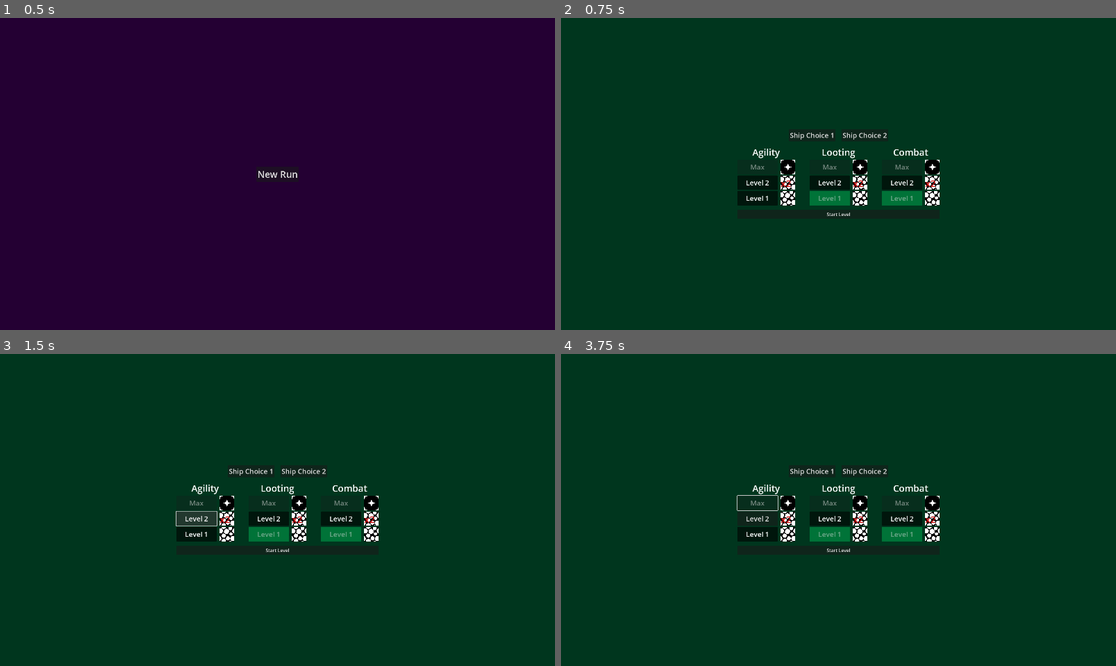
Above: before the commit, frames 1-4 (two rows, left to right).
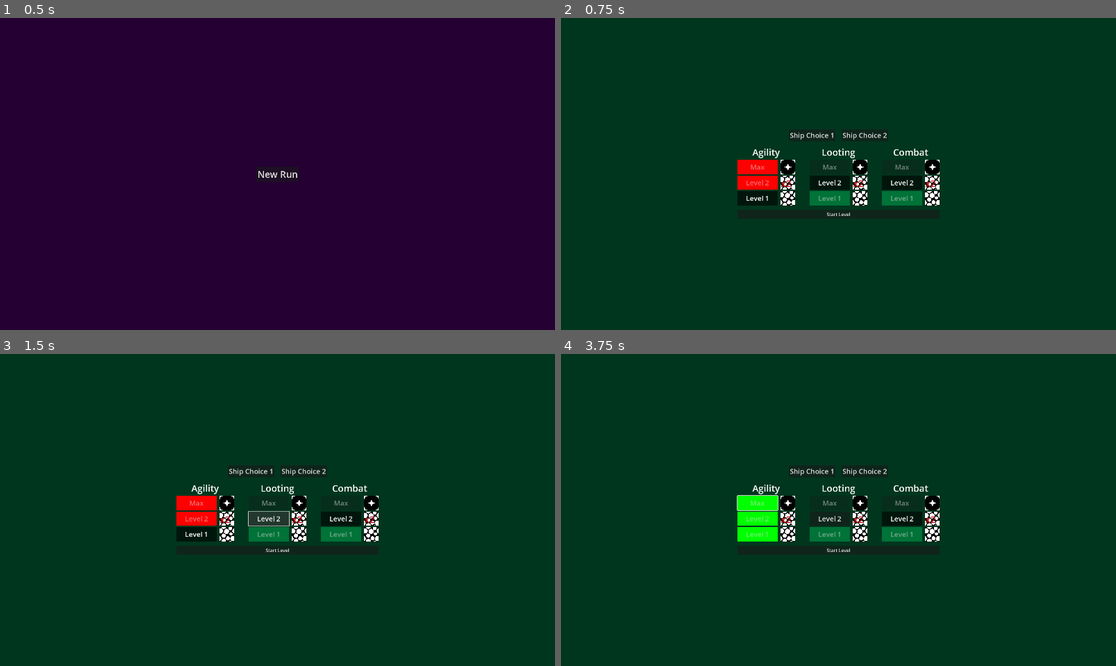
Above: after the commit, the same moments.

Repository: super-Colin/godot-rogue-halls
Game: Godot game, scene res://game.tscn
Two runs of this game, one before a commit and one after it. Both use one fixed random seed, a clock stepped at 60 frames per second and the inputs below.
Inputs (mouse positions are in pixels of both pictures, inside the frame that each line leads up to):
- Up to frame 1 (0.5 s): no input
- Up to frame 2 (0.75 s): click "New Run" at 0.5 s
- Up to frame 3 (1.5 s): click "Level 2" at 1.25 s
- Up to frame 4 (3.75 s): click "Level 1" at 2 s; click "Level 1" (after the commit: "Level 2") at 2.75 s; click (755, 503) at 3.5 s, where only the run after the commit has a clickable "Max"

Frame 1 is identical in both runs. In frame 2, 0.7% of the frame differs, in the area x 31-40%, y 45-56%; in frame 3, 1.1%, in the area x 31-53%, y 45-56%; in frame 4, 1.0%.

Commit message:
skill upgrades adding to skills successfully

Diff:
--- a/inventory_manager.gd
+++ b/inventory_manager.gd
@@ -4,6 +4,7 @@
 var shipInventory = {
 	Inventory.items.fuel:1,
 	Inventory.items.scrap:3,
+	Inventory.items.core:1,
 }
 
 
--- a/player_stats.gd
+++ b/player_stats.gd
@@ -59,17 +59,17 @@
 	"agility":{
 		"1":{
 			"cost":{Inventory.items.scrap:1},
-			"stats":{},
+			"stats":{"energyMax":20},
 			"bought":false # Reset this on new run
 		},
 		"2":{
 			"cost":{Inventory.items.scrap:2},
-			"stats":{},
+			"stats":{"energyGeneration":2},
 			"bought":false
 		},
 		"3":{
 			"cost":{Inventory.items.core:1},
-			"stats":{},
+			"stats":{"laserGenerationRate":5},
 			"bought":false
 		},
 	},
@@ -78,7 +78,27 @@
 }
 
 
+func boughtUpgrade(branch, tier):
+	print("stats - upgrading branch: ", branch, ", tier: ", tier)
+	print("stats - upgrading stats: ", upgrades[branch][tier])
+	print("stats - upgrading stats: ", upgrades[branch][tier]["stats"])
+	for stat in upgrades[branch][tier]["stats"].keys():
+		print("stats - upgrading stat: ", stat)
+		$'.'[stat] += upgrades[branch][tier]["stats"][stat]
+	upgrades[branch][tier]["bought"] = true
+	print("stats - updated ", branch)
 
 
-func boughtUpgrade(branch, tier):
-	upgrades[branch][tier]["bought"] = true
+
+
+
+
+
+
+
+
+
+
+
+
+#
--- a/ship_menu.gd
+++ b/ship_menu.gd
@@ -31,22 +31,44 @@
 	var highestTierBought = 0
 	for tier in Stats.upgrades[skillBranch]:
 		print("ship menu - tier: ", tier, ", cost: ", Stats.upgrades[skillBranch][tier]["cost"])
+		var button = parentNode.get_node("Level"+ str(tier) +"/Button")
+		if button.pressed.is_connected(buySkillUpgrade):
+			button.pressed.disconnect(buySkillUpgrade)
+		print(button.pressed.get_connections())
 		if Stats.upgrades[skillBranch][tier]["bought"]:
-			parentNode.get_node("Level"+ str(tier) +"/Button").disabled = true
-			highestTierBought = tier
+			markButtonAsBought(button)
+			highestTierBought = str_to_var(tier)
 			continue
 		var canAfford = Inventory.canShipAffordCost(Stats.upgrades[skillBranch][tier]["cost"])
-		#if canAfford and not b
-		if canAfford:
-			parentNode.get_node("Level"+ str(tier) +"/Button").disabled = false
-			parentNode.get_node("Level"+ str(tier) +"/Button").pressed.connect(buySkillUpgrade.bind(skillBranch, tier))
+		if canAfford and highestTierBought == str_to_var(tier)-1:
+		#if canAfford:
+			markButtonAsCanAfford(button)
+			button.pressed.connect(buySkillUpgrade.bind(skillBranch, tier))
 		else:
-			parentNode.get_node("Level"+ str(tier) +"/Button").disabled = true
+			markButtonAsCantAfford(button)
 
 func buySkillUpgrade(branch, tier):
 	print("ship - bought upgrade: ", branch, ": ", tier)
 	Inventory.payCostFromShipInventory(Stats.upgrades[branch][tier]["cost"])
 	Stats.boughtUpgrade(branch, tier)
+	setupSkillBranch(branch)
+
+
+
+func markButtonAsCanAfford(button):
+	button.disabled = false
+
+func markButtonAsBought(button):
+	var styleBox = StyleBoxFlat.new()
+	styleBox.bg_color = Color(0,200,0)
+	button.add_theme_stylebox_override("disabled", styleBox)
+	button.disabled = true
+
+func markButtonAsCantAfford(button):
+	var styleBox = StyleBoxFlat.new()
+	styleBox.bg_color = Color(200,0,0)
+	button.add_theme_stylebox_override("disabled", styleBox)
+	button.disabled = true
 
 
 
--- a/ship_menu.tscn
+++ b/ship_menu.tscn
@@ -21,9 +21,6 @@
 [node name="ColorRect" type="ColorRect" parent="."]
 layout_mode = 2
 color = Color(2.40654e-08, 0.212954, 0.118689, 1)
-
-[node name="HBoxContainer" type="HBoxContainer" parent="."]
-layout_mode = 2
 
 [node name="VBoxContainer" type="VBoxContainer" parent="."]
 layout_mode = 2
